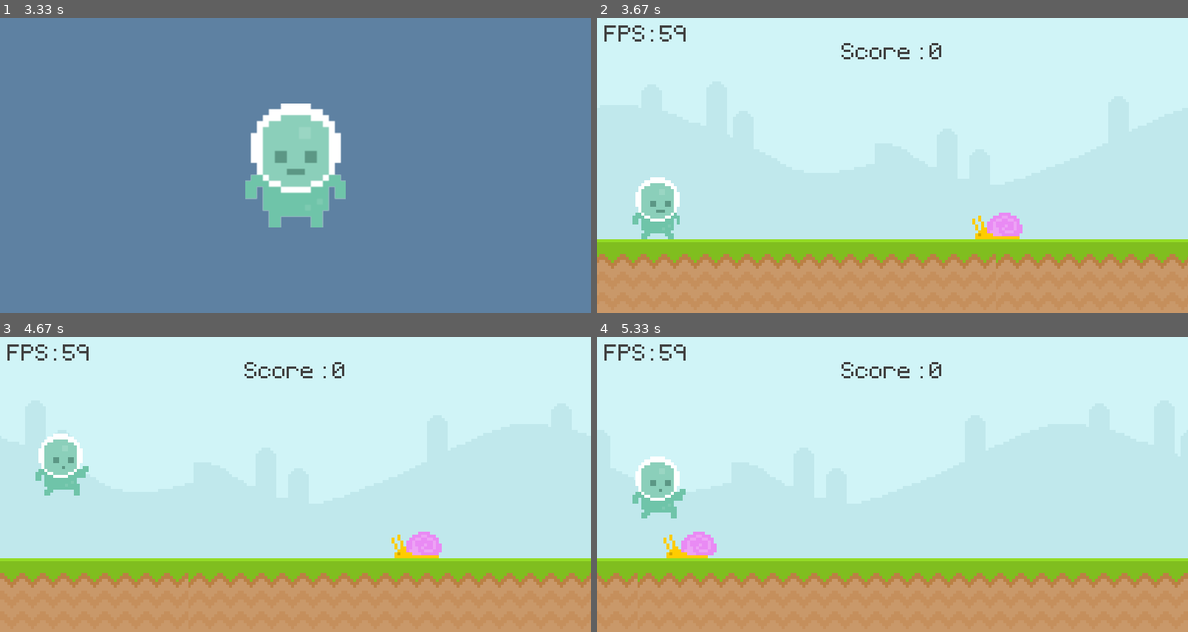
Above: before the commit, frames 1-4 (two rows, left to right).
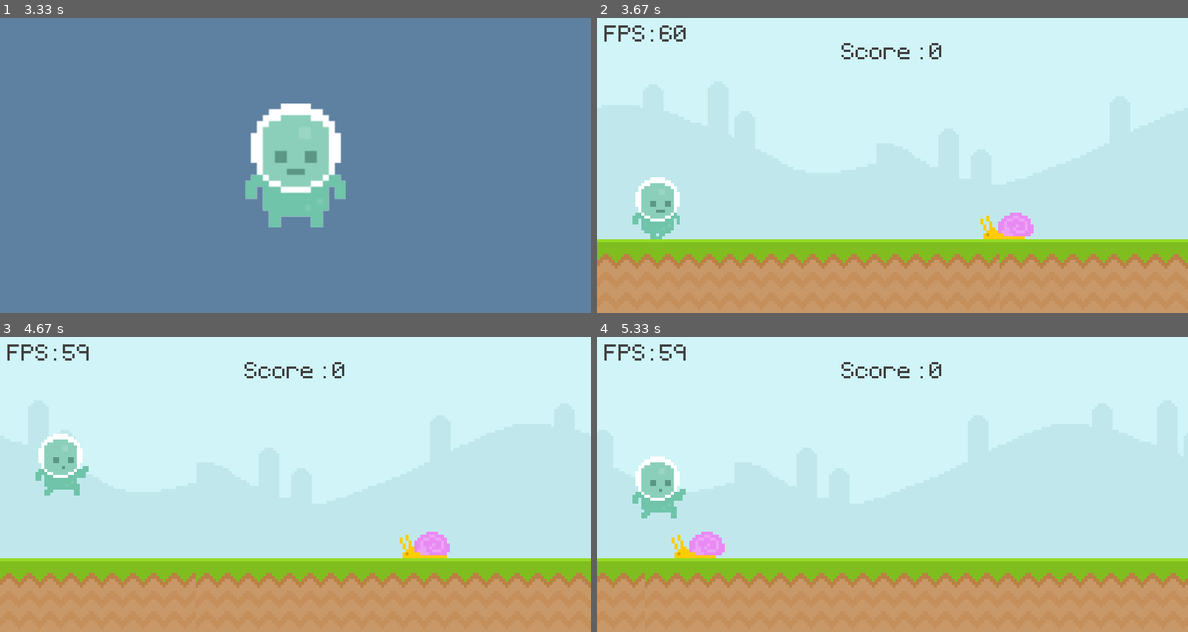
Above: after the commit, the same moments.

Repository: Subhro-ai/runner-pyGame
Game: pygame game, started from game.py
The game is run twice, just before and just after one commit, with the same random seed, the same clock (stepped at 60 frames per second) and the same inputs.
Inputs (mouse positions are in pixels of both pictures, inside the frame that each line leads up to):
- Up to frame 1 (3.33 s): click (59, 206) at 0.38 s; tap Space at 1.67 s; click (59, 206) at 2.55 s
- Up to frame 2 (3.67 s): tap Space at 3.33 s
- Up to frame 3 (4.67 s): tap Space at 3.67, 4.07, 4.37, 4.57 s
- Up to frame 4 (5.33 s): tap Space every 0.13 s from 4.87 to 5.27 s

Frame 1 is identical in both runs. In frame 2, 2.7% of the frame differs, in the area x 0-100%, y 2-85%; in frame 3, 3.5%; in frame 4, 3.5%, in the area x 0-100%, y 66-85%.

Commit message:
Fixed death screen

Diff:
--- a/game.py
+++ b/game.py
@@ -142,3 +142,4 @@
     else:
         screen.fill((94,129,162))
         screen.blit(player_stand ,player_stand_rect)
+        pygame.display.update()
